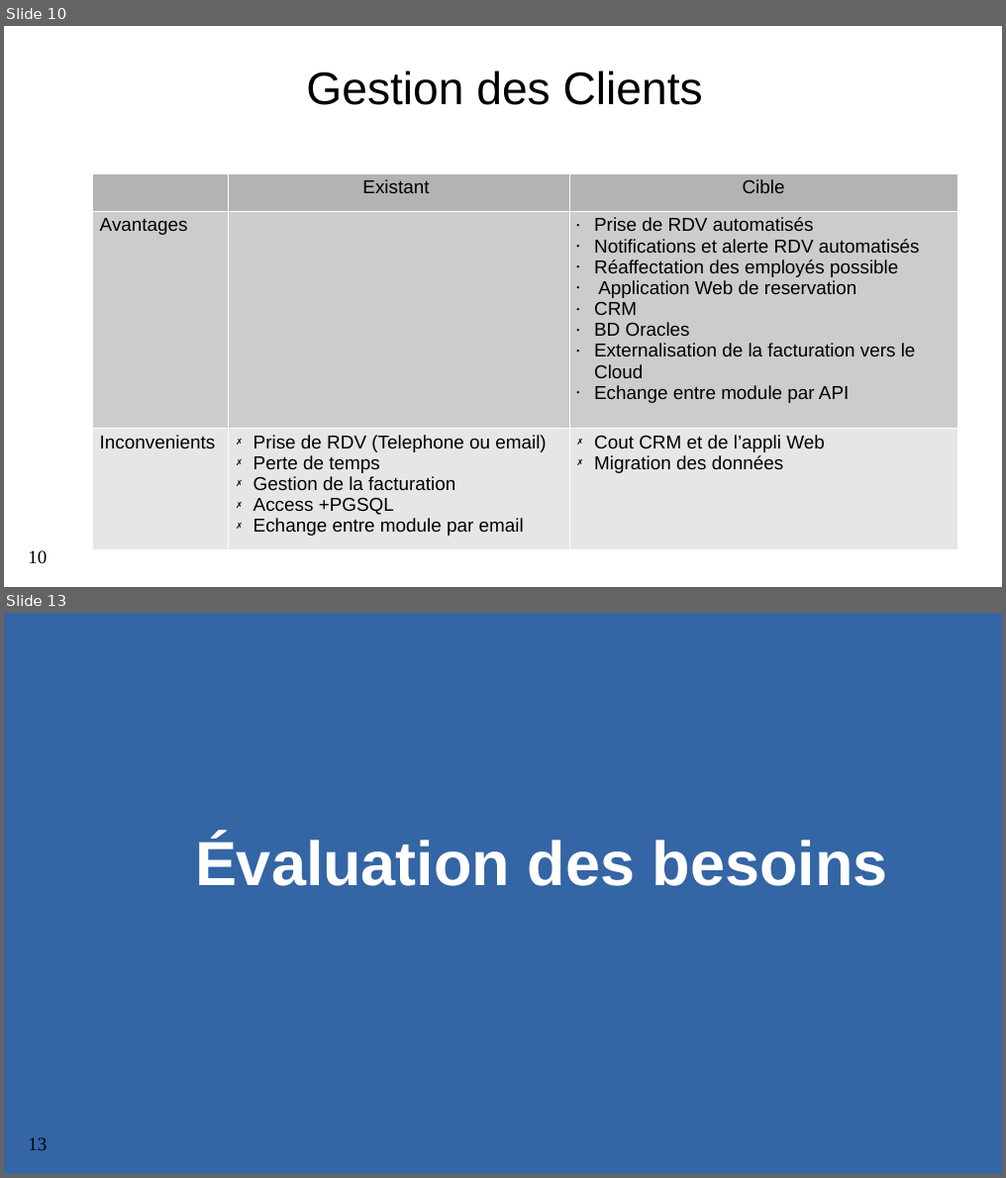
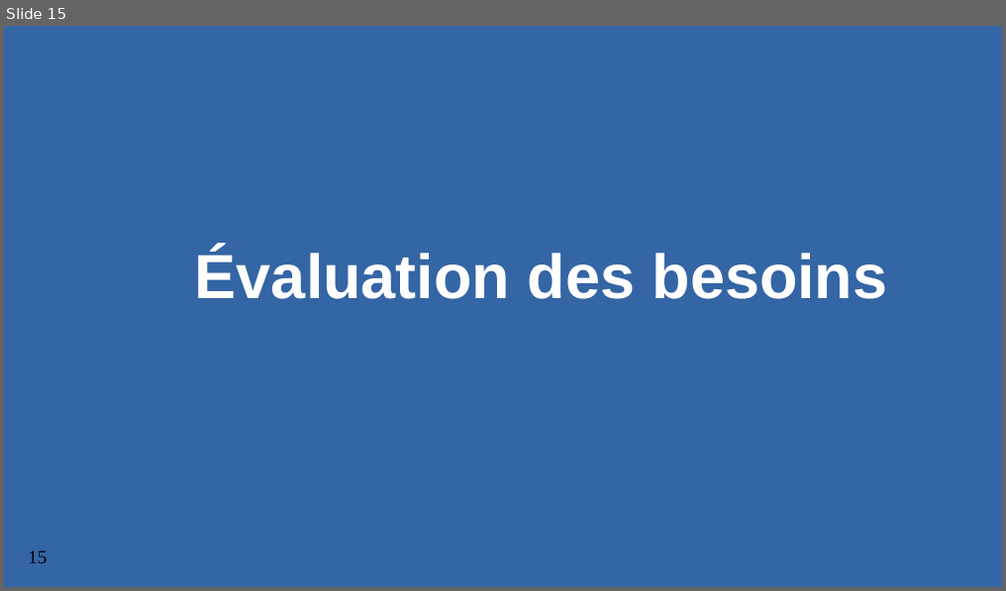
Before and after one commit to Lamessolo/ProjetLeadTech, a slide deck: P4_04_PresentationRecapitulatif.pptx. Shown one above the other, each under a label of ours: slides 10 and 13 before the commit, slide 15 after it; the slides between them are not shown. The pictures are 1006x1178 and 1006x591 pixels, drawn with LibreOffice and Linux fonts; fonts in the diff are those of the drawing; background and template pictures are left out. Boxes give left, top, right and bottom in pixels: in the first picture for what was removed or moved away, otherwise in the second. Text is boxed around its words. In the diff, an @@ line names an element or a change of style, - is before the commit and + after.

```diff
--- a/P4_04_PresentationRecapitulatif.pptx
+++ b/P4_04_PresentationRecapitulatif.pptx
@@ slide 10 removed at <box>4,26,1002,587</box>, background #FFFFFF; not listed: 1 template element that a slide beside it also shows @@
@@ text removed at <box>306,71,703,105</box> @@
-Gestion des Clients
@@ table removed at <box>92,174,957,540</box>, 3 rows, 3 columns @@
- | Existant | Cible
-Avantages |  | Prise de RDV automatisés / Notifications et alerte RDV automatisés / Réaffectation des employés possible / Application Web de reservation / CRM / BD Oracles / Externalisation de la facturation vers le Cloud / Echange entre module par API
-Inconvenients | Prise de RDV (Telephone ou email) / Perte de temps / Gestion de la facturation / Access +PGSQL / Echange entre module par email | Cout CRM et de l’appli Web / Migration des données
@@ what was slide 13 is now slide 15 @@
@@ page number at <box>28,551,47,564</box>: text changed @@
-13
+15
```
Also in this commit, not shown: 10 slides changed, 10 slides added, 5 other slides removed, 5 other files.
